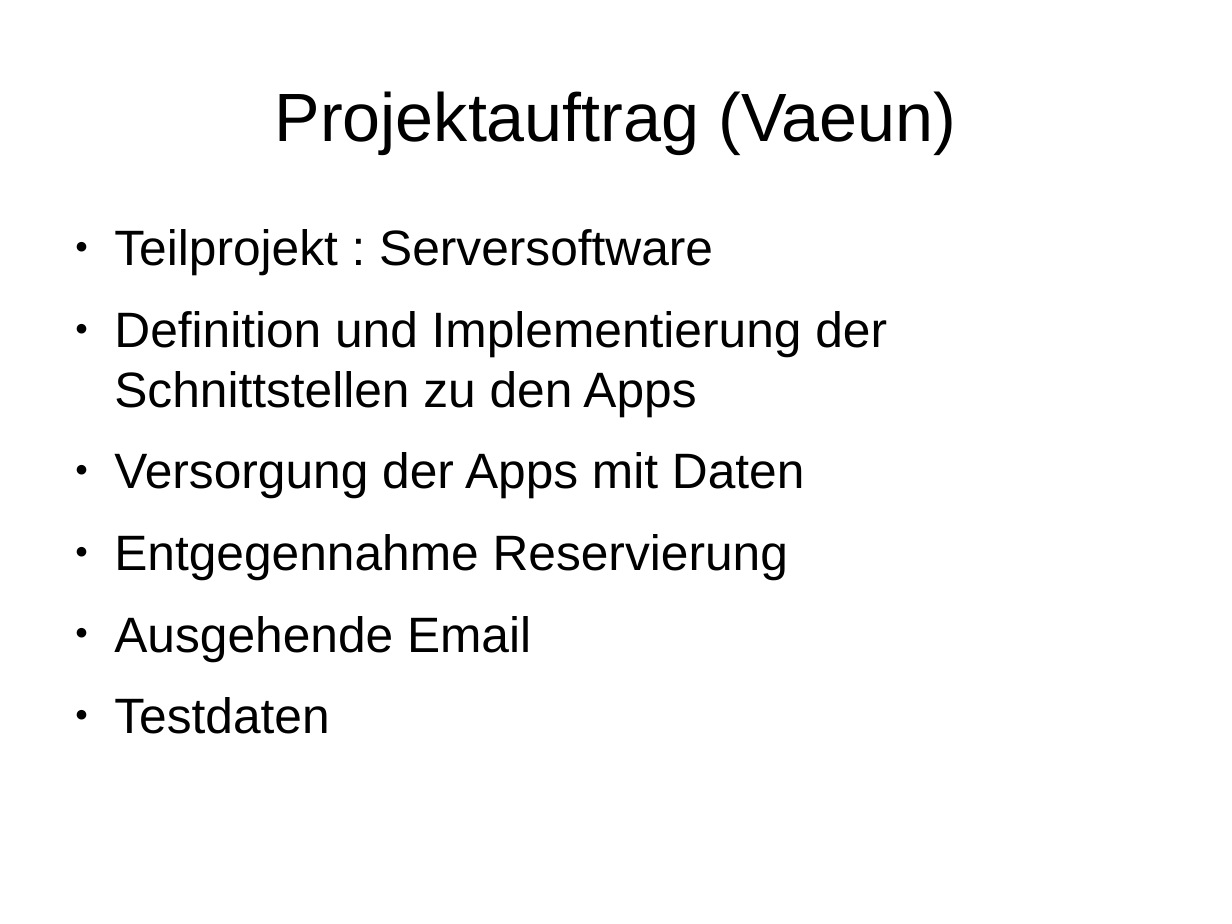
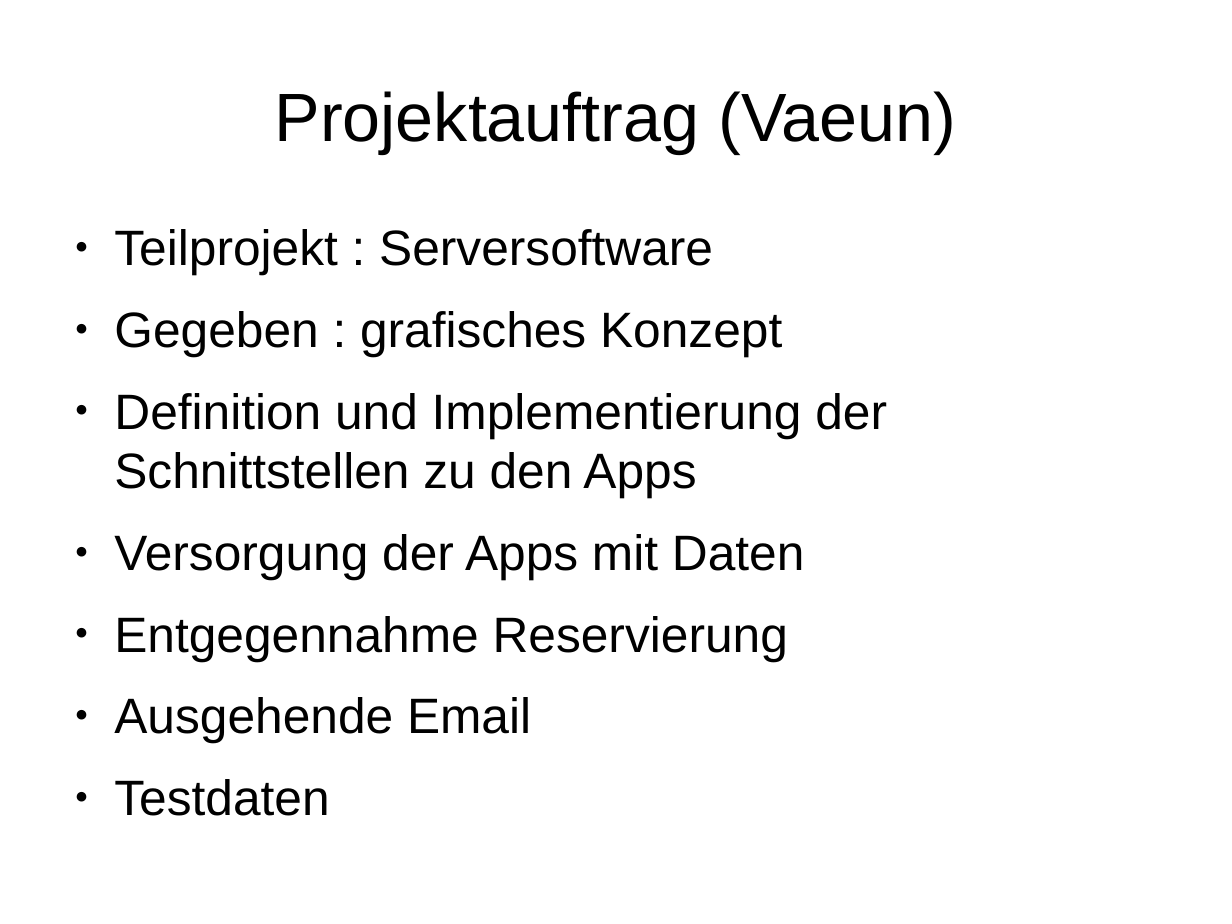
Before and after one commit to janhelmle/weiterbildung_fachinformatiker_ihk_projektantrag, a slide deck: slide 4 of praesentation/presentation_v1.odp (slide 5 before the commit). Drawn at 1232x924 pixels with LibreOffice and Linux fonts; fonts in the diff are those of the drawing. Boxes give left, top, right and bottom in pixels: in the first picture for what was removed or moved away, otherwise in the second. Text is boxed around its words. In the diff, an @@ line names an element or a change of style, - is before the commit and + after.

```diff
--- a/praesentation/presentation_v1.odp
+++ b/praesentation/presentation_v1.odp
@@ text at (x1=114, y1=311, x2=782, y2=357): paragraph added @@
+● Gegeben : grafisches Konzept
```
Also in this commit, not shown: 1 other slide changed, 7 other files.
